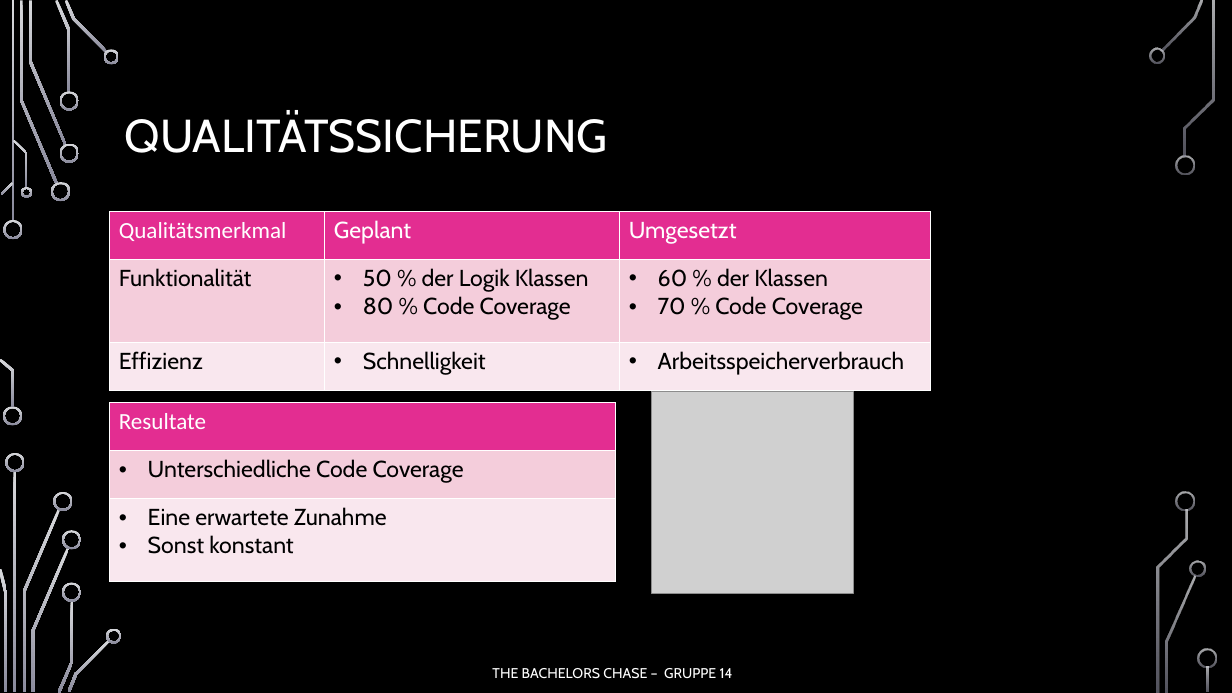
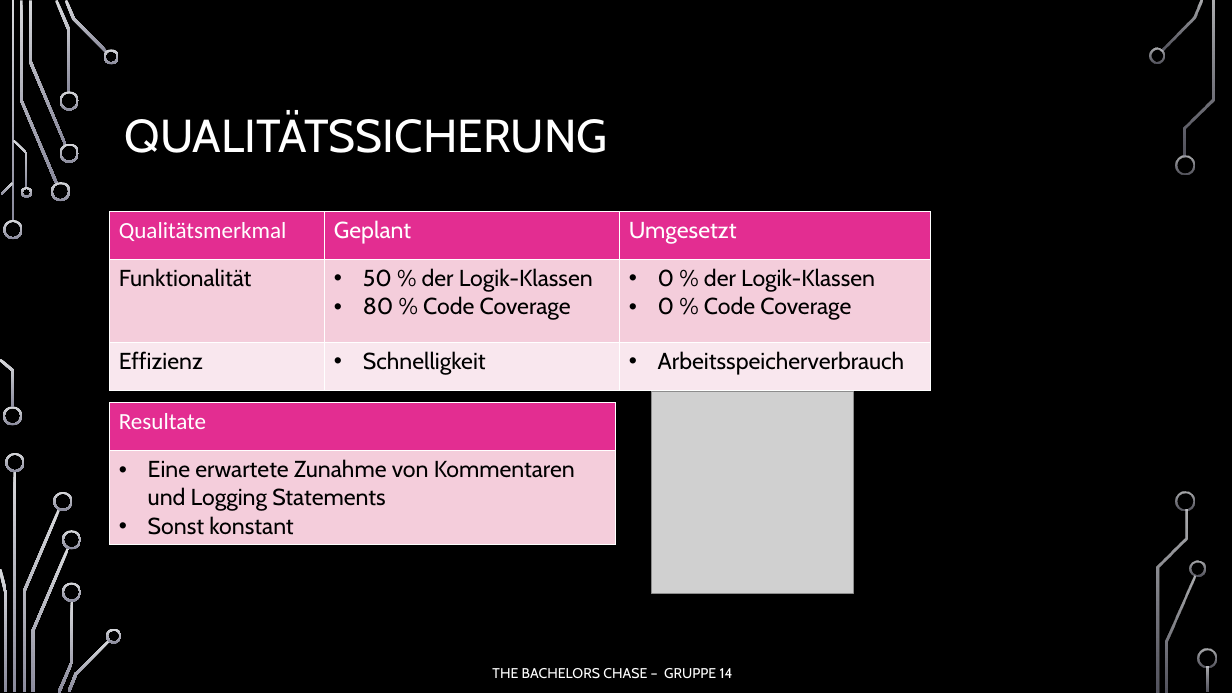
Before and after one commit to jnussbaum/TheBachelorsChaseGame, a slide deck: slide 7 of documents/Meilensteine/Meilenstein V/Meilenstein_5_Präsentation.pptx. Drawn at 1232x693 pixels with LibreOffice and Linux fonts; fonts in the diff are those of the drawing; grey boxes stand for pictures; background and template pictures are left out. Boxes give left, top, right and bottom in pixels: in the first picture for what was removed or moved away, otherwise in the second. Text is boxed around its words. In the diff, an @@ line names an element or a change of style, - is before the commit and + after.

```diff
--- a/documents/Meilensteine/Meilenstein V/Meilenstein_5_Präsentation.pptx
+++ b/documents/Meilensteine/Meilenstein V/Meilenstein_5_Präsentation.pptx
@@ table at (x1=110, y1=212, x2=932, y2=390) @@
-row 2, column 2: 50 % der Logik Klassen / 80 % Code Coverage
+row 2, column 2: 50 % der Logik-Klassen / 80 % Code Coverage
-row 2, column 3: 60 % der Klassen / 70 % Code Coverage
+row 2, column 3: 0 % der Logik-Klassen / 0 % Code Coverage
@@ table at (x1=110, y1=403, x2=616, y2=543) @@
-row 2: Unterschiedliche Code Coverage
-row 3: Eine erwartete Zunahme / Sonst konstant
+row 2: Eine erwartete Zunahme von Kommentaren und Logging Statements / Sonst konstant
```
Also in this commit, not shown: 5 other slides changed, 1 slide added.
